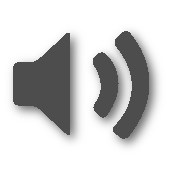
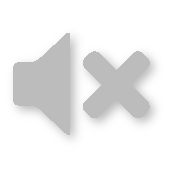
Before/after of a 176×176 layered artwork. What changed in the layer stack:
showed "__audioOff.png", painted on it over [13, 33, 150, 135]
showed "Drop Shadow #1", opacity 60% → 28% over [8, 26, 163, 151]
hid "__audioOn.png", painted on it over [13, 31, 149, 139]
hid "Drop Shadow", opacity 60% → 22% over [8, 26, 163, 152]
